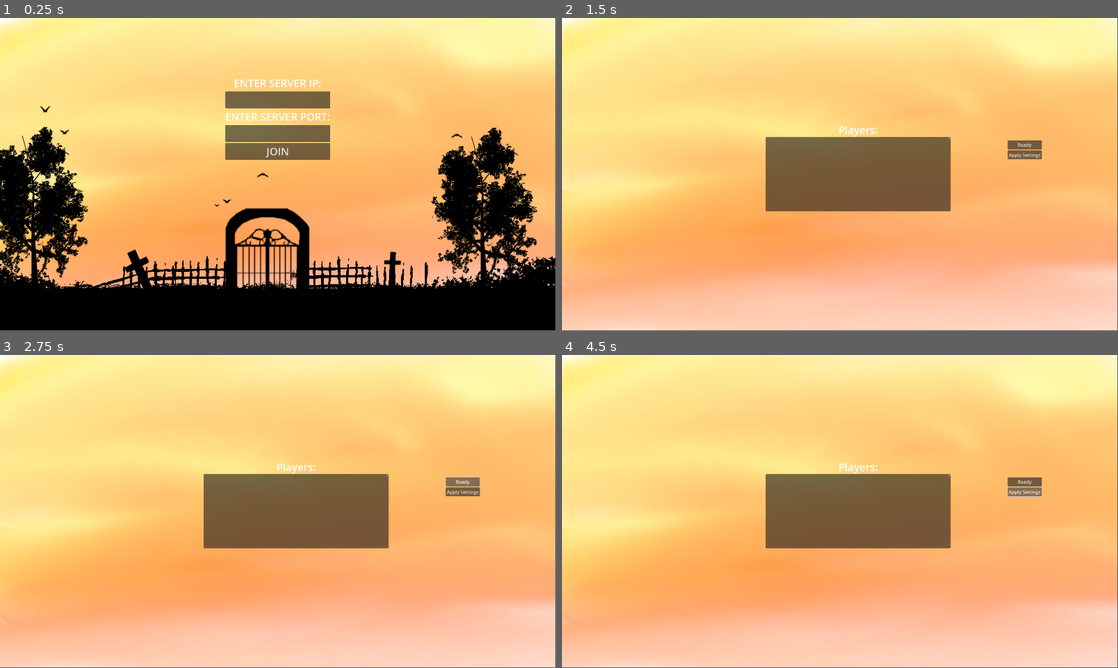
Above: before the commit, frames 1-4 (two rows, left to right).
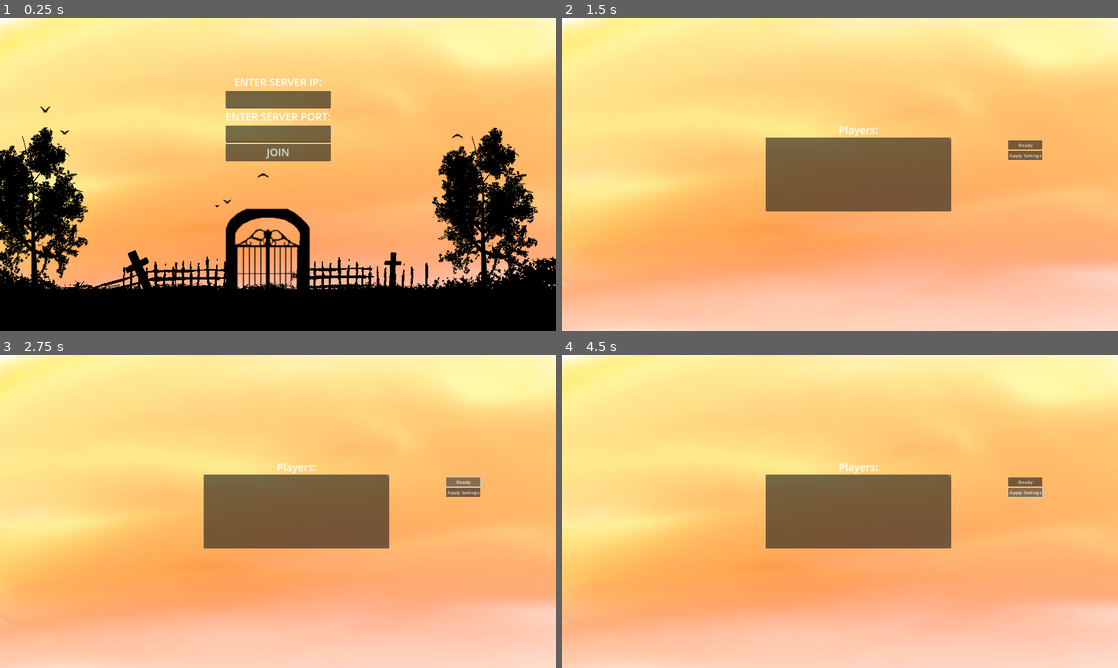
Above: after the commit, the same moments.

Repository: miikapalosaari/werewolfgame
Game: Godot game, scene res://scenes/MainMenu.tscn
The game is run twice, just before and just after one commit, with the same random seed, the same clock (stepped at 60 frames per second) and the same inputs.
Inputs (mouse positions are in pixels of both pictures, inside the frame that each line leads up to):
- Up to frame 1 (0.25 s): no input
- Up to frame 2 (1.5 s): click (840, 99) at 0.52 s; type "12" at 0.6 s; click (840, 133) at 0.75 s; type "12" at 0.83 s; click "JOIN" at 1.25 s
- Up to frame 3 (2.75 s): click "Ready" at 2 s
- Up to frame 4 (4.5 s): click "Ready" at 2.75 s; click "Ready" at 3.5 s; click "Apply Settings" at 4.25 s
In our replay, the window is 799x449 before the commit and 800x450 after it. These sizes can differ from the game's own. Grey fills any space a smaller window leaves; there, only what the larger window draws over its background counts as a difference.

The runs differ from the first frame. In frame 1, 6.8% of the frame differs, in the area x 0-100%, y 0-87%; in frame 2, 0.4%; in frame 3, 0.4%; in frame 4, 0.4%.

Commit message:
Päivitetty mainscene luomaan jokaista pelaajaa kohden yhden player scenen ja asettaa niille värin ja nimen. Pelaajat asetetaan tällähetkellä ympyränmuotoiseen rinkiin

Diff:
--- a/project.godot
+++ b/project.godot
@@ -26,6 +26,7 @@
 
 window/size/viewport_width=1920
 window/size/viewport_height=1080
+window/stretch/mode="canvas_items"
 
 [rendering]
 
--- a/scenes/MainScene.tscn
+++ b/scenes/MainScene.tscn
@@ -1,18 +1,15 @@
-[gd_scene load_steps=4 format=3 uid="uid://l5k83pb0rcsy"]
+[gd_scene load_steps=2 format=3 uid="uid://l5k83pb0rcsy"]
 
 [ext_resource type="Script" path="res://scripts/MainScene.gd" id="1_awaa0"]
-[ext_resource type="Script" path="res://scripts/PlayerSpawner.gd" id="2_0cxmt"]
-[ext_resource type="PackedScene" uid="uid://c0hrdf8eni5qm" path="res://scenes/Player.tscn" id="3_recnk"]
 
 [node name="MainScene" type="Node2D"]
 script = ExtResource("1_awaa0")
-
-[node name="MultiplayerSpawner" type="MultiplayerSpawner" parent="."]
-_spawnable_scenes = PackedStringArray("res://scenes/Player.tscn")
-spawn_path = NodePath("..")
-script = ExtResource("2_0cxmt")
-networkPlayer = ExtResource("3_recnk")
+ringRadius = 500.0
+center = Vector2(960, 540)
 
 [node name="VBoxContainer" type="VBoxContainer" parent="."]
 offset_right = 40.0
 offset_bottom = 40.0
+
+[node name="PlayerContainer" type="Node2D" parent="."]
+position = Vector2(2, 0)
--- a/scenes/Player.tscn
+++ b/scenes/Player.tscn
@@ -1,24 +1,36 @@
-[gd_scene load_steps=5 format=3 uid="uid://c0hrdf8eni5qm"]
+[gd_scene load_steps=2 format=3 uid="uid://c0hrdf8eni5qm"]
 
 [ext_resource type="Script" path="res://scripts/Player.gd" id="1_2r2ib"]
-[ext_resource type="Texture2D" uid="uid://bs7qh01dq6a6a" path="res://icon.svg" id="1_hejo0"]
 
-[sub_resource type="RectangleShape2D" id="RectangleShape2D_6khsy"]
-size = Vector2(129, 127)
-
-[sub_resource type="SceneReplicationConfig" id="SceneReplicationConfig_mng05"]
-properties/0/path = NodePath(".:position")
-properties/0/spawn = true
-properties/0/replication_mode = 1
-
-[node name="Player" type="Node2D"]
+[node name="Player" type="Control"]
+layout_mode = 3
+anchors_preset = 0
 script = ExtResource("1_2r2ib")
 
-[node name="Icon" type="Sprite2D" parent="."]
-texture = ExtResource("1_hejo0")
+[node name="ColorRect" type="ColorRect" parent="."]
+layout_mode = 1
+anchors_preset = 8
+anchor_left = 0.5
+anchor_top = 0.5
+anchor_right = 0.5
+anchor_bottom = 0.5
+offset_left = -20.0
+offset_top = -20.0
+offset_right = 20.0
+offset_bottom = 20.0
+grow_horizontal = 2
+grow_vertical = 2
 
-[node name="CollisionShape2D" type="CollisionShape2D" parent="."]
-shape = SubResource("RectangleShape2D_6khsy")
-
-[node name="MultiplayerSynchronizer" type="MultiplayerSynchronizer" parent="."]
-replication_config = SubResource("SceneReplicationConfig_mng05")
+[node name="Label" type="Label" parent="."]
+layout_mode = 1
+anchors_preset = 7
+anchor_left = 0.5
+anchor_top = 1.0
+anchor_right = 0.5
+anchor_bottom = 1.0
+offset_left = -20.0
+offset_top = -23.0
+offset_right = 20.0
+grow_horizontal = 2
+grow_vertical = 0
+horizontal_alignment = 1
--- a/scripts/MainScene.gd
+++ b/scripts/MainScene.gd
@@ -2,6 +2,9 @@
 
 var localState: Dictionary = {}
 @onready var playerList: Node = $VBoxContainer
+@onready var playerRingContainer: Node = $PlayerContainer
+@export var ringRadius: float = 200.0
+@export var center: Vector2 = Vector2(400, 300)
 
 func _ready():
 	print("Client: MainScene loaded, requesting game state...")
@@ -29,3 +32,32 @@
 		label.text = "%s - %s" % [name, role]
 		label.size_flags_horizontal = Control.SIZE_EXPAND_FILL
 		playerList.add_child(label)
+
+	updateRingOfPlayers()
+
+func updateRingOfPlayers() -> void:
+	for child in playerRingContainer.get_children():
+		child.queue_free()
+
+	var players: Dictionary = localState["players"]
+	var playerCount: int = players.size()
+	if playerCount == 0:
+		return
+
+	var index: int = 0
+	for peerID in players.keys():
+		var p = players[peerID]
+		var name = p["name"]
+		var hue = fmod(index * 0.71, 1.0)
+		var saturation := 0.65 if index % 2 == 0 else 0.85
+		var value := 0.95 if index % 3 == 0 else 0.80
+		var color = Color.from_hsv(hue, saturation, value)
+
+		var node = preload("res://scenes/Player.tscn").instantiate()
+		playerRingContainer.add_child(node)
+		node.setup(name, color)
+
+		var angle = TAU * (float(index) / playerCount)
+		var pos = center + Vector2(cos(angle), sin(angle)) * ringRadius
+		node.position = pos
+		index += 1
--- a/scripts/Player.gd
+++ b/scripts/Player.gd
@@ -1,8 +1,8 @@
-extends Node2D
+extends Control
 
-var playerID: int
-var isAlive: bool = true
+@onready var colorRect: ColorRect = $ColorRect
+@onready var nameLabel: Label = $Label
 
-func _enter_tree() -> void:
-	playerID = name.to_int()
-	set_multiplayer_authority(playerID)
+func setup(name: String, color: Color):
+	nameLabel.text = name
+	colorRect.color = color
